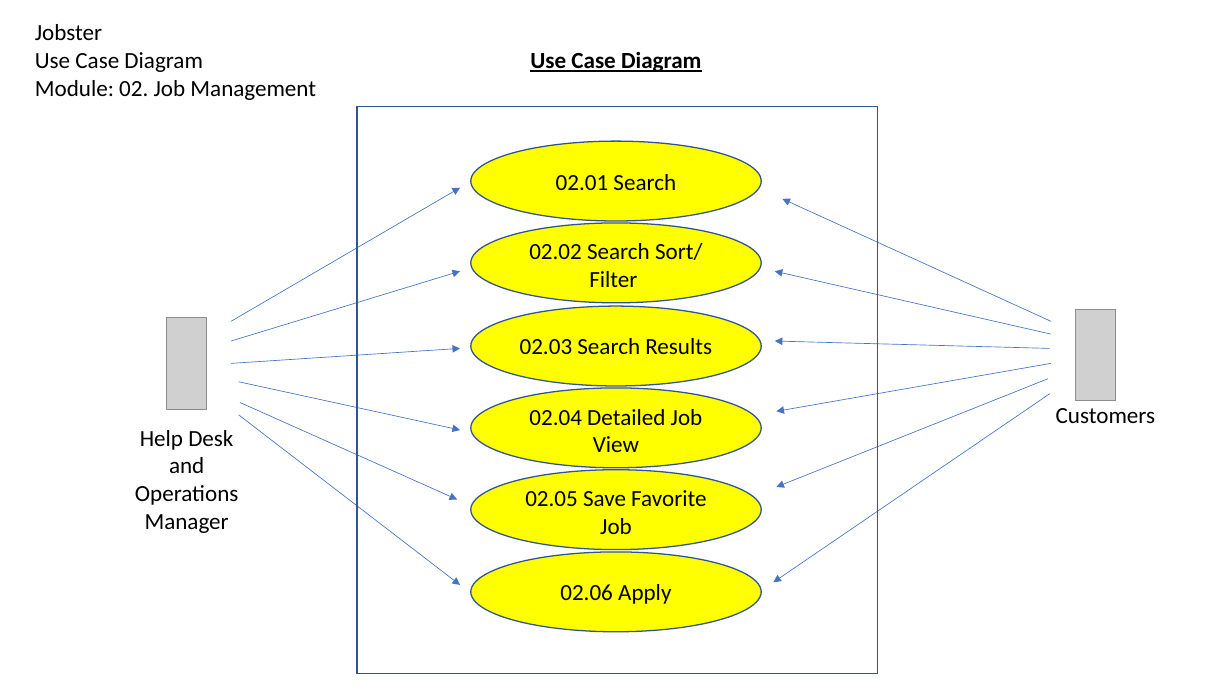
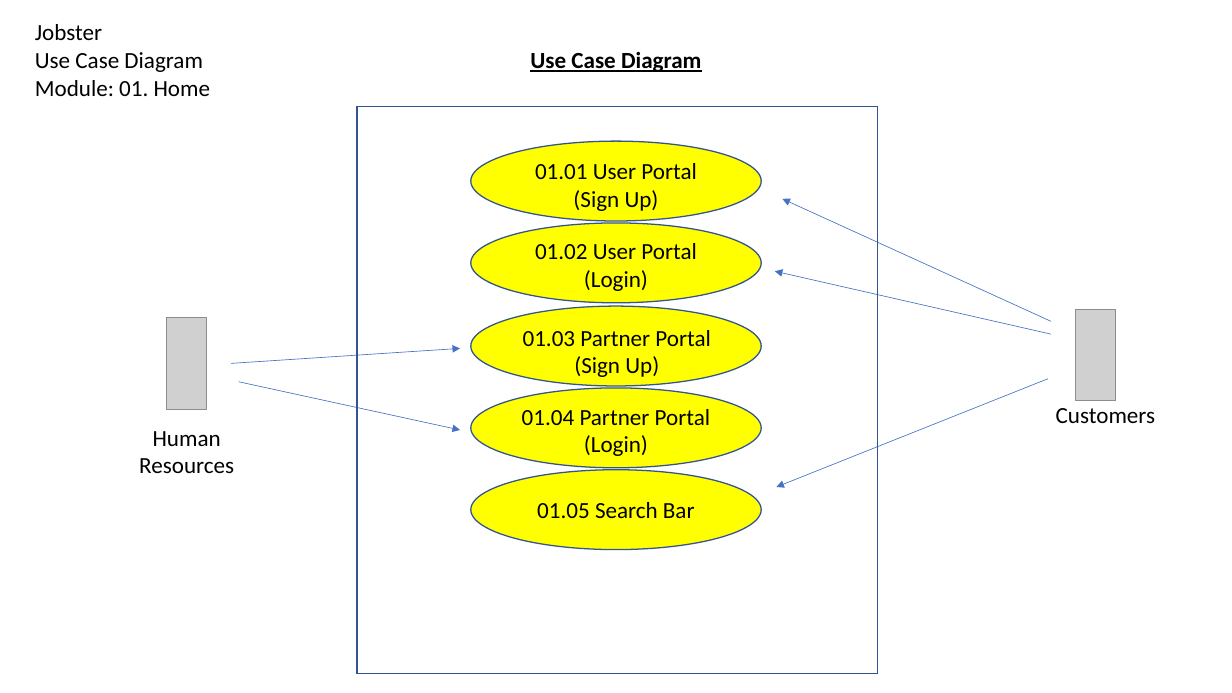
Before and after one commit to nikhilracha/jobster, a slide deck: slide 1 of Final Presentation/8. UML Use-Case Diagram.pptx. Drawn at 1232x693 pixels with LibreOffice and Linux fonts; fonts in the diff are those of the drawing; grey boxes stand for pictures. Boxes give left, top, right and bottom in pixels: in the first picture for what was removed or moved away, otherwise in the second. Text is boxed around its words. In the diff, an @@ line names an element or a change of style, - is before the commit and + after.

```diff
--- a/Final Presentation/8. UML Use-Case Diagram.pptx
+++ b/Final Presentation/8. UML Use-Case Diagram.pptx
@@ text at [35,80,210,96]: text changed @@
-Module: 02. Job Management
+Module: 01. Home
@@ text at [535,163,697,211]: text changed @@
-02.01 Search
+01.01 User Portal (Sign Up)
@@ arrow removed from (231, 322) to (460, 188) @@
@@ text at [535,243,697,291]: text changed @@
-02.02 Search Sort/
-Filter
+01.02 User Portal (Login)
@@ arrow removed from (231, 341) to (460, 272) @@
@@ text at [523,330,710,377]: text changed @@
-02.03 Search Results
+01.03 Partner Portal (Sign Up)
@@ arrow removed from (1050, 348) to (775, 341) @@
@@ arrow removed from (1051, 363) to (776, 411) @@
@@ arrow removed from (238, 415) to (460, 585) @@
@@ arrow removed from (240, 403) to (457, 500) @@
@@ text at [522,409,710,456]: text changed @@
-02.04 Detailed Job View
+01.04 Partner Portal (Login)
@@ arrow removed from (1050, 394) to (774, 582) @@
@@ text at [139,431,234,473]: text changed @@
-Help Desk and Operations Manager
+Human Resources
@@ text at [537,502,695,518]: text changed @@
-02.05 Save Favorite Job
+01.05 Search Bar
@@ ellipse removed at [471,552,762,631] @@
@@ text removed at [560,584,671,604] @@
-02.06 Apply
```
Also in this commit, not shown: 1 slide added, 2 other files.
